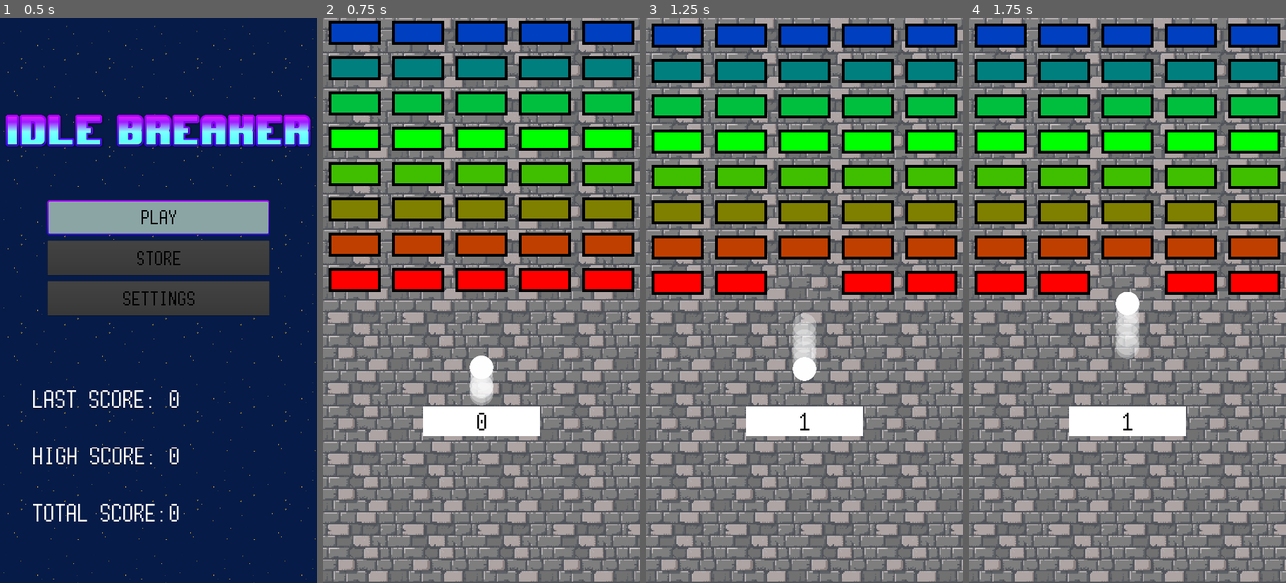
Above: before the commit, frames 1-4 (left to right).
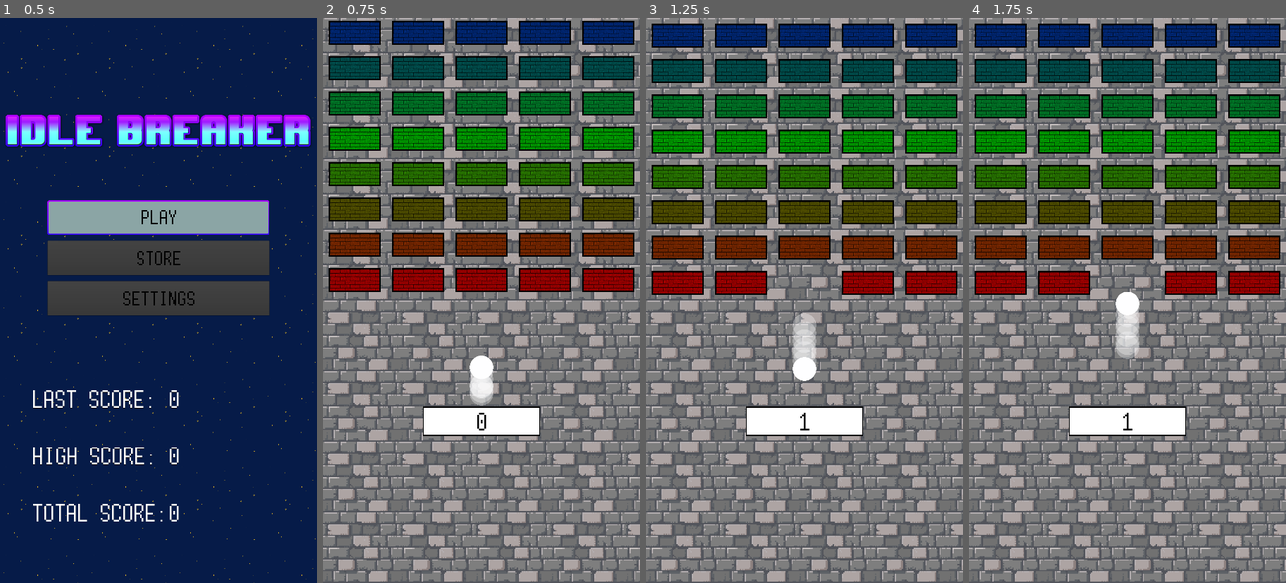
Above: after the commit, the same moments.

Repository: Thallium204/Breakout
Game: Godot game, scene res://Scenes/Menu.tscn
Same seed, same stepped clock (60 frames per second), same inputs: the game is played once before the commit and once after it. Sound files missing from this copy of the repository are replaced by a short silence.
Inputs (mouse positions are in pixels of both pictures, inside the frame that each line leads up to):
- Up to frame 1 (0.5 s): no input
- Up to frame 2 (0.75 s): click "Play" at 0.5 s
- Up to frame 3 (1.25 s): no input
- Up to frame 4 (1.75 s): move the mouse to (1197, 272) at 1.27 s

Frame 1 is identical in both runs. In frame 2, 24% of the frame differs, in the area x 2-98%, y 0-74%; in frame 3, 23%; in frame 4, 23%.

Commit message:
added sexual brick images XXX

Diff:
--- a/Scenes/objBar.tscn
+++ b/Scenes/objBar.tscn
@@ -20,6 +20,18 @@
 margin_top = -50.0
 margin_right = 200.0
 margin_bottom = 50.0
+color = Color( 0, 0, 0, 1 )
+__meta__ = {
+"_edit_use_anchors_": false
+}
+
+[node name="colorCenter" type="ColorRect" parent="colorSides"]
+anchor_right = 1.0
+anchor_bottom = 1.0
+margin_left = 4.0
+margin_top = 4.0
+margin_right = -4.0
+margin_bottom = -4.0
 __meta__ = {
 "_edit_use_anchors_": false
 }
--- a/Scenes/objBrick.tscn
+++ b/Scenes/objBrick.tscn
@@ -1,6 +1,7 @@
-[gd_scene load_steps=3 format=2]
+[gd_scene load_steps=4 format=2]
 
 [ext_resource path="res://Scripts/objBrick.gd" type="Script" id=1]
+[ext_resource path="res://Assets/Images/brick_0.png" type="Texture" id=2]
 
 [sub_resource type="CapsuleShape2D" id=1]
 radius = 50.0
@@ -17,18 +18,21 @@
 "_edit_use_anchors_": false
 }
 
-[node name="colorBrick" type="ColorRect" parent="colorOutline"]
+[node name="colorBrick" type="TextureRect" parent="colorOutline"]
 anchor_right = 1.0
 anchor_bottom = 1.0
-margin_left = 8.0
-margin_top = 8.0
-margin_right = -8.0
-margin_bottom = -8.0
+margin_left = 4.0
+margin_top = 4.0
+margin_right = -4.0
+margin_bottom = -4.0
+texture = ExtResource( 2 )
+stretch_mode = 2
 __meta__ = {
 "_edit_use_anchors_": false
 }
 
 [node name="CollisionShape2D" type="CollisionShape2D" parent="."]
+visible = false
 position = Vector2( 100, 50 )
 rotation = 1.5708
 shape = SubResource( 1 )
--- a/Scripts/Game.gd
+++ b/Scripts/Game.gd
@@ -35,7 +35,7 @@
 		objBrick.get_node("CollisionShape2D").shape.radius = brickSize.y / 2
 		objBrick.get_node("CollisionShape2D").shape.height = brickSize.x - brickSize.y
 		objBrick.get_node("colorOutline").rect_size = brickSize
-		objBrick.get_node("colorOutline/colorBrick").color = colorArray[(level - 1) % colorArray.size()]
+		objBrick.get_node("colorOutline/colorBrick").modulate = colorArray[(level - 1) % colorArray.size()]
 		objBrick.name = "objBrick"+str(level)+str(colPos)
 		objBrick.value = level
 		objBrick.add_to_group("Level" + str(level))
Binary file added: Assets/Images/brick.png
Not shown, added: Assets/Images/brick.png.import
Not shown, added: Assets/Images/brick2.png.import
Binary file added: Assets/Images/brick_0.png
Not shown, added: Assets/Images/brick_0.png.import
Binary file added: Assets/Images/brick_1.png
Not shown, added: Assets/Images/brick_1.png.import
Binary file added: Assets/Images/brick_2.png
Not shown, added: Assets/Images/brick_2.png.import
Binary file added: Assets/Images/brick_3.png
Not shown, added: Assets/Images/brick_3.png.import
Not shown: 3 places in Scenes/objBar.tscn that only renumber resources
(and 1 more such lines)
